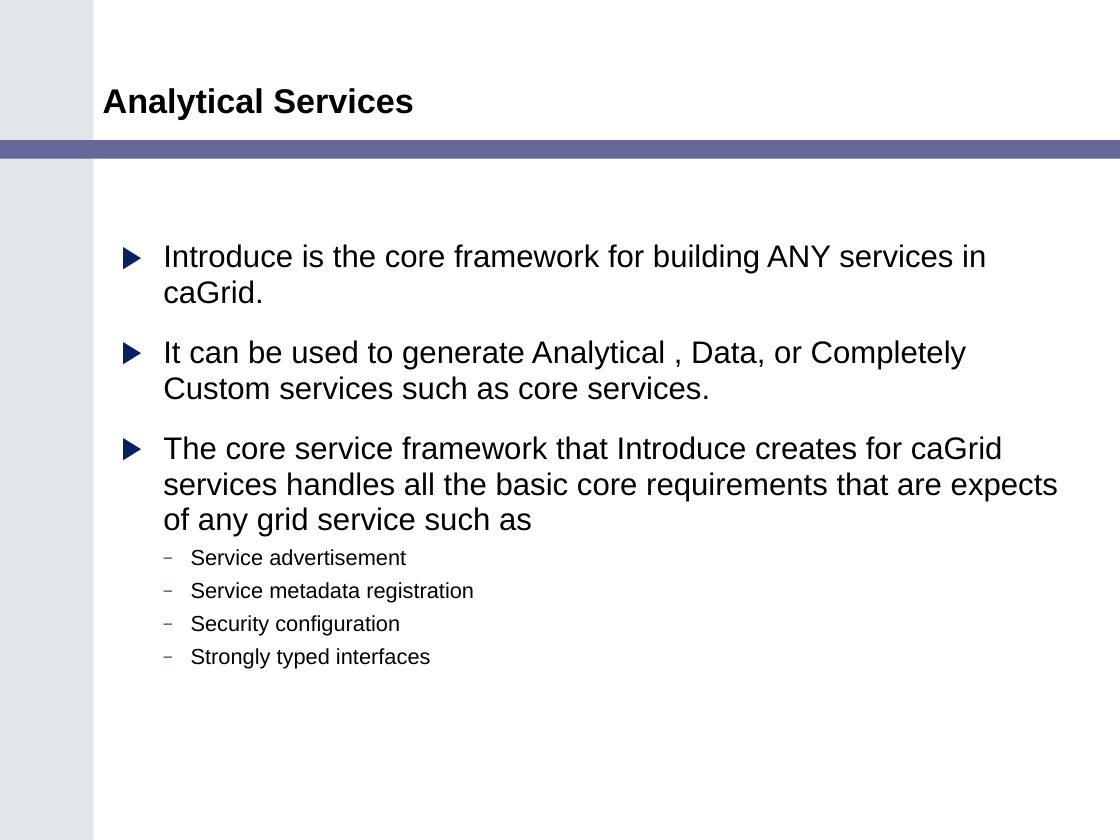
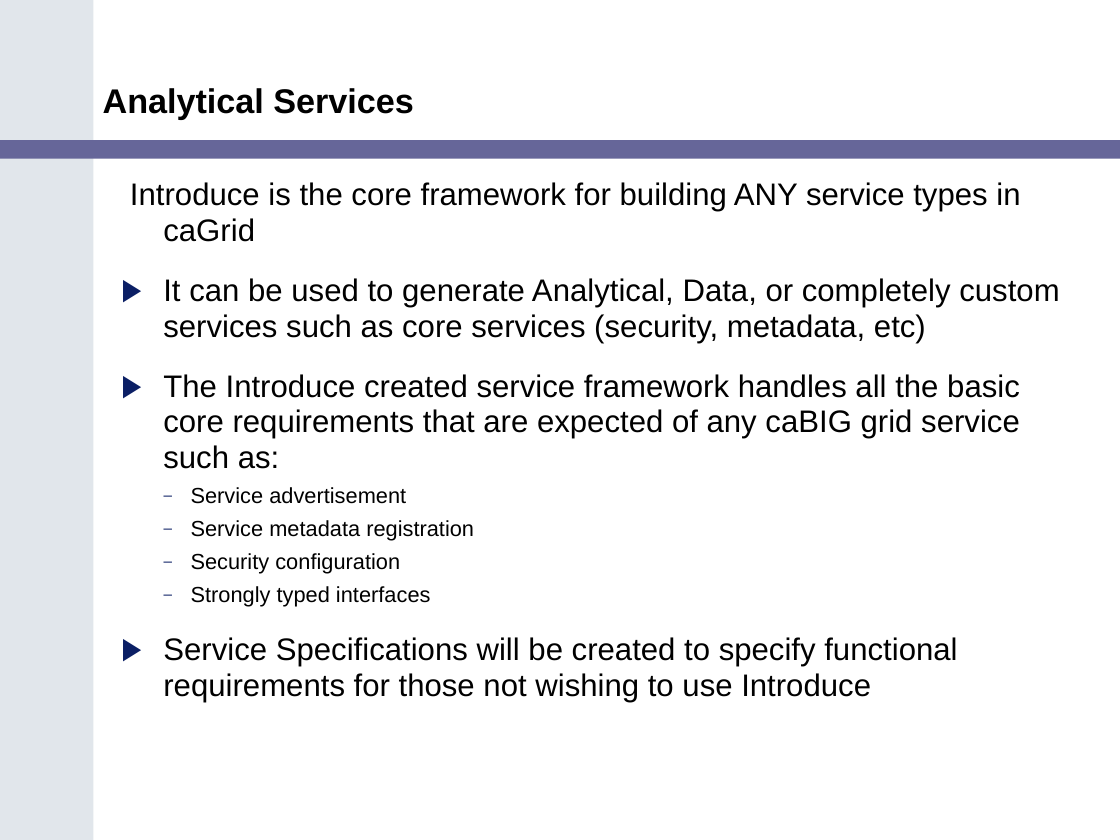
Before and after one commit to NCIP/cagrid-portal, a slide deck: slide 10 of cagrid-1-0/Documentation/presentations/200602_VCDE_ARCH/caGrid_Update_Arch_VCDE_Feb1.ppt. Drawn at 1120x840 pixels with LibreOffice and Linux fonts; fonts in the diff are those of the drawing; background and template pictures are left out. Boxes give left, top, right and bottom in pixels: in the first picture for what was removed or moved away, otherwise in the second. Text is boxed around its words. In the diff, an @@ line names an element or a change of style, - is before the commit and + after.

```diff
--- a/cagrid-1-0/Documentation/presentations/200602_VCDE_ARCH/caGrid_Update_Arch_VCDE_Feb1.ppt
+++ b/cagrid-1-0/Documentation/presentations/200602_VCDE_ARCH/caGrid_Update_Arch_VCDE_Feb1.ppt
@@ text at [130,182,1059,469]: text changed @@
-▶ Introduce is the core framework for building ANY services in caGrid.
-▶ It can be used to generate Analytical , Data, or Completely Custom services such as core services.
-▶ The core service framework that Introduce creates for caGrid services handles all the basic core requirements that are expects of any grid service such as
+Introduce is the core framework for building ANY service types in caGrid
+▶ It can be used to generate Analytical, Data, or completely custom services such as core services (security, metadata, etc)
+▶ The Introduce created service framework handles all the basic core requirements that are expected of any caBIG grid service such as:
@@ text at [163,637,957,702]: paragraph added @@
+▶ Service Specifications will be created to specify functional requirements for those not wishing to use Introduce
```
Also in this commit, not shown: 5 other slides changed.
